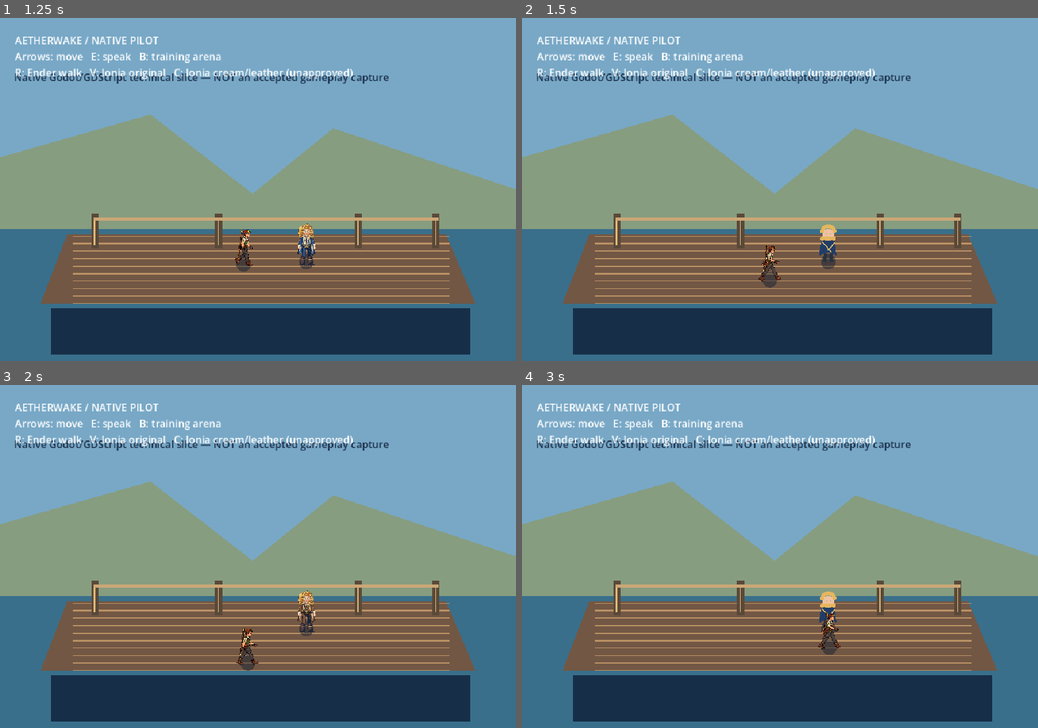
Above: before the commit, frames 1-4 (two rows, left to right).
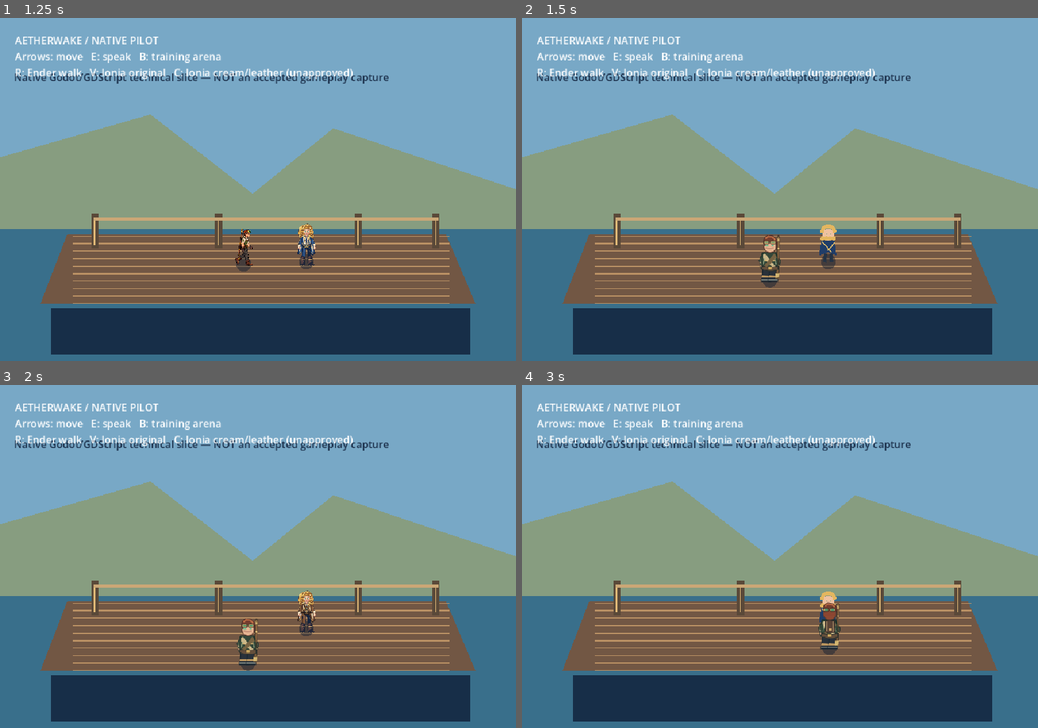
Above: after the commit, the same moments.

Repository: ndrorchestration/ToSailaStarrySky-jrpg
Game: Godot game, scene res://scenes/first_wake.tscn
Two runs of this game, one before a commit and one after it. Both use one fixed random seed, a clock stepped at 60 frames per second and the inputs below.
Inputs:
- Up to frame 1 (1.25 s): tap Enter at 0.5 s; hold Right (ui_right) from 0.53 s (still down); tap R at 0.6 s; tap V at 0.8 s
- Up to frame 2 (1.5 s): release Right (ui_right) at 1.28 s; hold Down (ui_down) from 1.28 s (still down); tap V at 1.35 s
- Up to frame 3 (2 s): keep holding Down (ui_down); tap C at 1.55 s
- Up to frame 4 (3 s): tap Space at 2 s; release Down (ui_down) at 2.03 s; hold Right (ui_right) 2.03-2.78 s; tap C at 2.1 s; tap R at 2.3, 2.85 s; hold Up (ui_up) from 2.78 s (still down)

Frame 1 is identical in both runs. In frame 2, 0.4% of the frame differs, in the area x 45-51%, y 63-78%; in frame 3, 0.4%; in frame 4, 0.4%, in the area x 57-62%, y 63-78%.

Commit message:
feat(godot): displacement-gated Ender four-way artwork and Ionia forward walk preview

Diff:
--- a/godot/scripts/pilot_actor.gd
+++ b/godot/scripts/pilot_actor.gd
@@ -12,8 +12,18 @@
 var review_sprite: Sprite2D
 var aligned_sprite: Sprite2D
 var walk_review_sprite: Sprite2D
+var walk_front_sprite: Sprite2D
+var walk_back_sprite: Sprite2D
+var ionia_front_walk_sprite: Sprite2D
+var walk_review_enabled: bool = false
+var ionia_walk_review_enabled: bool = false
+var walk_facing: String = "east"
 var travel_distance: float = 0.0
 var gait_step: float = 0.0
+const PIXELS_PER_STEP := 14.8
+const IONIA_REVIEW_WALK_SPEED := 55.0
+const IONIA_REVIEW_START := Vector2(570, 419)
+const IONIA_REVIEW_STOP_Y := 492.0
 
 func _ready() -> void:
     var shape_node := CollisionShape2D.new()
@@ -52,18 +62,74 @@
         walk_review_sprite.texture_filter = CanvasItem.TEXTURE_FILTER_NEAREST
         walk_review_sprite.visible = false
         add_child(walk_review_sprite)
+        walk_front_sprite = Sprite2D.new()
+        walk_front_sprite.name = "EnderFrontWalkReviewUnapproved"
+        walk_front_sprite.texture = preload("res://art-review/ender-south-sixframe-candidate.svg")
+        walk_front_sprite.hframes = 6
+        walk_front_sprite.position = Vector2(0, -46)
+        walk_front_sprite.texture_filter = CanvasItem.TEXTURE_FILTER_NEAREST
+        walk_front_sprite.visible = false
+        add_child(walk_front_sprite)
+        walk_back_sprite = Sprite2D.new()
+        walk_back_sprite.name = "EnderBackWalkReviewUnapproved"
+        walk_back_sprite.texture = preload("res://art-review/ender-north-sixframe-candidate.svg")
+        walk_back_sprite.hframes = 6
+        walk_back_sprite.position = Vector2(0, -46)
+        walk_back_sprite.texture_filter = CanvasItem.TEXTURE_FILTER_NEAREST
+        walk_back_sprite.visible = false
+        add_child(walk_back_sprite)
+    if character_name == "Ionia":
+        ionia_front_walk_sprite = Sprite2D.new()
+        ionia_front_walk_sprite.name = "IoniaFrontWalkReviewUnapproved"
+        ionia_front_walk_sprite.texture = preload("res://art-review/ionia-front-sixframe-candidate.svg")
+        ionia_front_walk_sprite.hframes = 6
+        ionia_front_walk_sprite.scale = Vector2(0.13, 0.13)
+        ionia_front_walk_sprite.position = Vector2(0, -42)
+        ionia_front_walk_sprite.texture_filter = CanvasItem.TEXTURE_FILTER_LINEAR
+        ionia_front_walk_sprite.visible = false
+        add_child(ionia_front_walk_sprite)
     queue_redraw()
 
 func set_walk_review_enabled(enabled: bool) -> void:
-    if walk_review_sprite != null:
-        walk_review_sprite.visible = enabled
-        queue_redraw()
+    walk_review_enabled = enabled
+    _sync_ender_direction()
+    queue_redraw()
+
+func _sync_ender_direction() -> void:
+    if walk_review_sprite == null:
+        return
+    walk_review_sprite.visible = walk_review_enabled and (walk_facing == "east" or walk_facing == "west")
+    walk_front_sprite.visible = walk_review_enabled and walk_facing == "south"
+    walk_back_sprite.visible = walk_review_enabled and walk_facing == "north"
+    walk_review_sprite.flip_h = walk_facing == "west"
+
+func set_ionia_walk_review_enabled(enabled: bool) -> void:
+    if ionia_front_walk_sprite == null:
+        return
+    ionia_walk_review_enabled = enabled
+    ionia_front_walk_sprite.visible = enabled
+    if enabled:
+        # Reset only this opt-in diagnostic start; no story movement or map edits.
+        global_position = IONIA_REVIEW_START
+        travel_distance = 0.0
+        ionia_front_walk_sprite.frame = 0
+        if review_sprite != null:
+            review_sprite.visible = false
+        if aligned_sprite != null:
+            aligned_sprite.visible = false
+    queue_redraw()
+
+func is_ionia_walk_review_enabled() -> bool:
+    return ionia_front_walk_sprite != null and ionia_front_walk_sprite.visible
 
 func set_review_art_enabled(enabled: bool) -> void:
     if review_sprite != null:
         review_sprite.visible = enabled
     if aligned_sprite != null:
         aligned_sprite.visible = false
+    if ionia_front_walk_sprite != null:
+        ionia_front_walk_sprite.visible = false
+        ionia_walk_review_enabled = false
     queue_redraw()
 
 func set_aligned_review_enabled(enabled: bool) -> void:
@@ -71,34 +137,55 @@
         aligned_sprite.visible = enabled
     if review_sprite != null:
         review_sprite.visible = false
+    if ionia_front_walk_sprite != null:
+        ionia_front_walk_sprite.visible = false
+        ionia_walk_review_enabled = false
     queue_redraw()
 
 func is_aligned_review_enabled() -> bool:
     return aligned_sprite != null and aligned_sprite.visible
 
 func is_review_art_enabled() -> bool:
-    return (review_sprite != null and review_sprite.visible) or (aligned_sprite != null and aligned_sprite.visible)
+    return (review_sprite != null and review_sprite.visible) or (aligned_sprite != null and aligned_sprite.visible) or is_ionia_walk_review_enabled()
 
 func _physics_process(_delta: float) -> void:
-    if not player_controlled:
-        return
-    var direction := Input.get_vector("ui_left", "ui_right", "ui_up", "ui_down")
-    velocity = direction * walk_speed
+    if not player_controlled and not ionia_walk_review_enabled:
+        return
+    var direction := Vector2.ZERO
+    if player_controlled:
+        direction = Input.get_vector("ui_left", "ui_right", "ui_up", "ui_down")
+        velocity = direction * walk_speed
+    elif global_position.y < IONIA_REVIEW_STOP_Y:
+        # A single genuine forward traversal, not a fabricated backwards view.
+        direction = Vector2.DOWN
+        velocity = direction * IONIA_REVIEW_WALK_SPEED
+    else:
+        velocity = Vector2.ZERO
     var before := global_position
     move_and_slide()
     global_position = global_position.clamp(walking_bounds.position, walking_bounds.end)
+    if not player_controlled and global_position.y >= IONIA_REVIEW_STOP_Y:
+        global_position.y = min(global_position.y, IONIA_REVIEW_STOP_Y)
     var traveled := global_position.distance_to(before)
+    if player_controlled and direction.length_squared() > 0.001:
+        if abs(direction.y) > abs(direction.x):
+            walk_facing = "south" if direction.y > 0.0 else "north"
+        else:
+            walk_facing = "east" if direction.x > 0.0 else "west"
     if traveled > 0.001:
         travel_distance += traveled
         gait_step = sin(travel_distance * TAU / 88.8) * 3.0
     else:
         travel_distance = 0.0
         gait_step = 0.0
+    var current_frame := int(travel_distance / PIXELS_PER_STEP) % 6
     if walk_review_sprite != null:
-        walk_review_sprite.frame = int(travel_distance / 14.8) % 6
-        # Original source is side-facing only. No invented front/back poses.
-        if abs(direction.x) > 0.01:
-            walk_review_sprite.flip_h = direction.x < 0.0
+        walk_review_sprite.frame = current_frame
+        walk_front_sprite.frame = current_frame
+        walk_back_sprite.frame = current_frame
+        _sync_ender_direction()
+    if ionia_front_walk_sprite != null:
+        ionia_front_walk_sprite.frame = current_frame
     queue_redraw()
 
 func _draw() -> void:
@@ -108,7 +195,7 @@
     var highlight := Color("#d7b56a") if is_ionia else Color("#dccbaa")
     var hair := Color("#e4b65f") if is_ionia else Color("#965936")
     draw_circle(Vector2(0, -3), 14.0, Color(0.05, 0.11, 0.19, 0.45))
-    if is_review_art_enabled() or (walk_review_sprite != null and walk_review_sprite.visible):
+    if is_review_art_enabled() or walk_review_enabled:
         # Suppress placeholder body only, retain shared foot-ground cue.
         return
     var step := gait_step if player_controlled else 0.0
